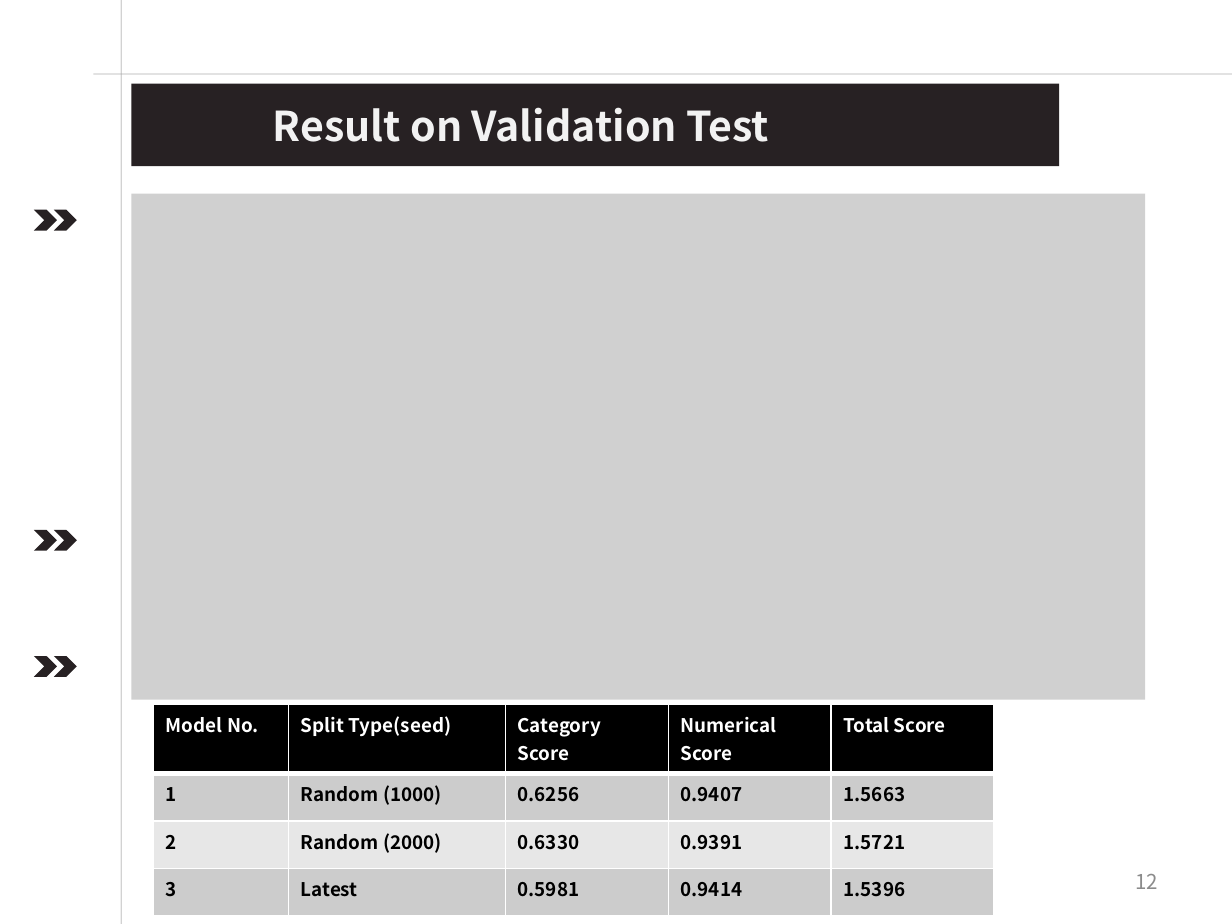
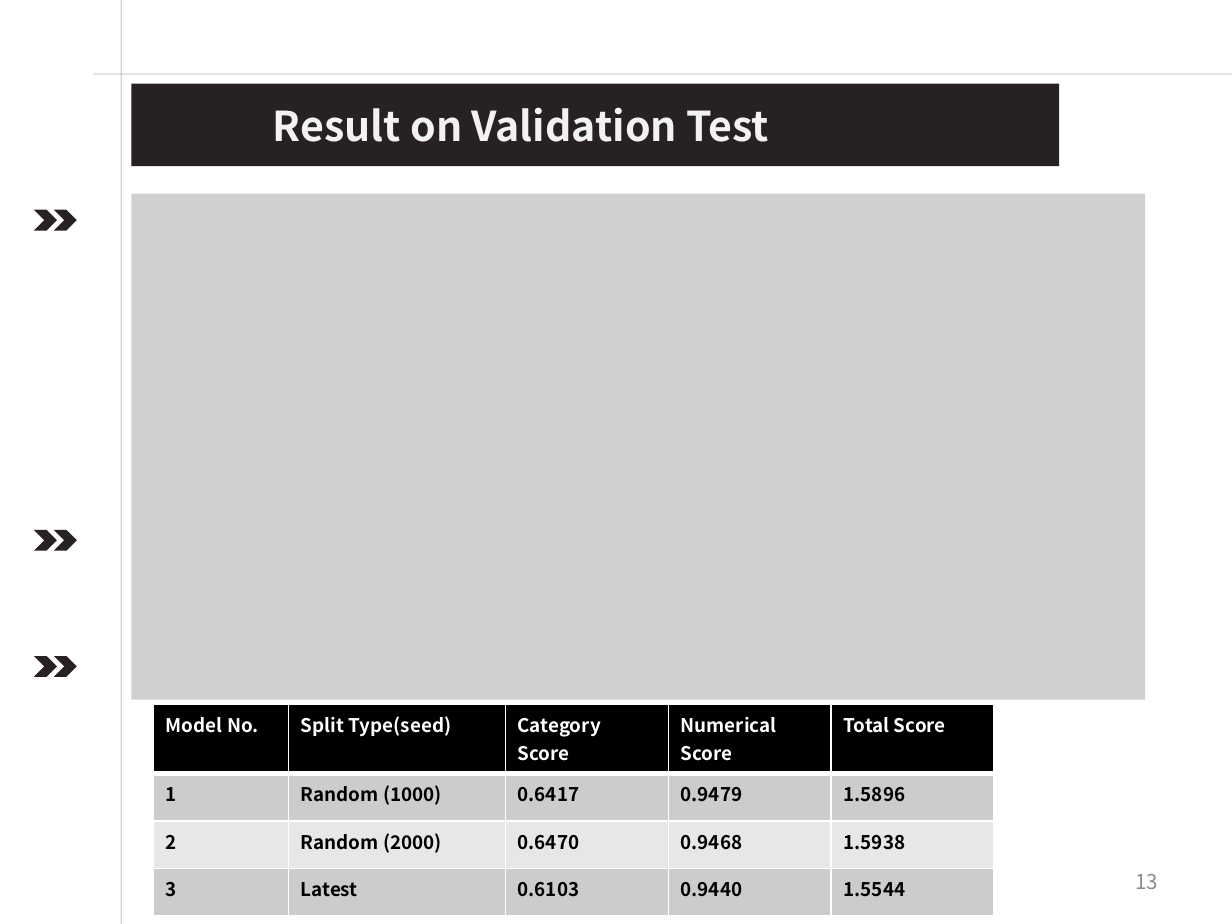
Before and after one commit to Timmy-Oh/Samsung_Data_Challenge_2018, a slide deck: slide 13 of Samsung_AI_Challenge_Data_Timmy.pptx (slide 12 before the commit). Drawn at 1232x924 pixels with LibreOffice and Linux fonts; fonts in the diff are those of the drawing; grey boxes stand for pictures. Boxes give left, top, right and bottom in pixels: in the first picture for what was removed or moved away, otherwise in the second. Text is boxed around its words. In the diff, an @@ line names an element or a change of style, - is before the commit and + after.

```diff
--- a/Samsung_AI_Challenge_Data_Timmy.pptx
+++ b/Samsung_AI_Challenge_Data_Timmy.pptx
@@ table at (154, 705, 994, 917) @@
-row 2: 1 | Random (1000) | 0.6256 | 0.9407 | 1.5663
+row 2: 1 | Random (1000) | 0.6417 | 0.9479 | 1.5896
-row 3: 2 | Random (2000) | 0.6330 | 0.9391 | 1.5721
+row 3: 2 | Random (2000) | 0.6470 | 0.9468 | 1.5938
-row 4: 3 | Latest | 0.5981 | 0.9414 | 1.5396
+row 4: 3 | Latest | 0.6103 | 0.9440 | 1.5544
@@ page number at (1135, 874, 1158, 889): text changed @@
-12
+13
```
Also in this commit, not shown: 6 other slides changed, 2 slides added, 12 other files.
